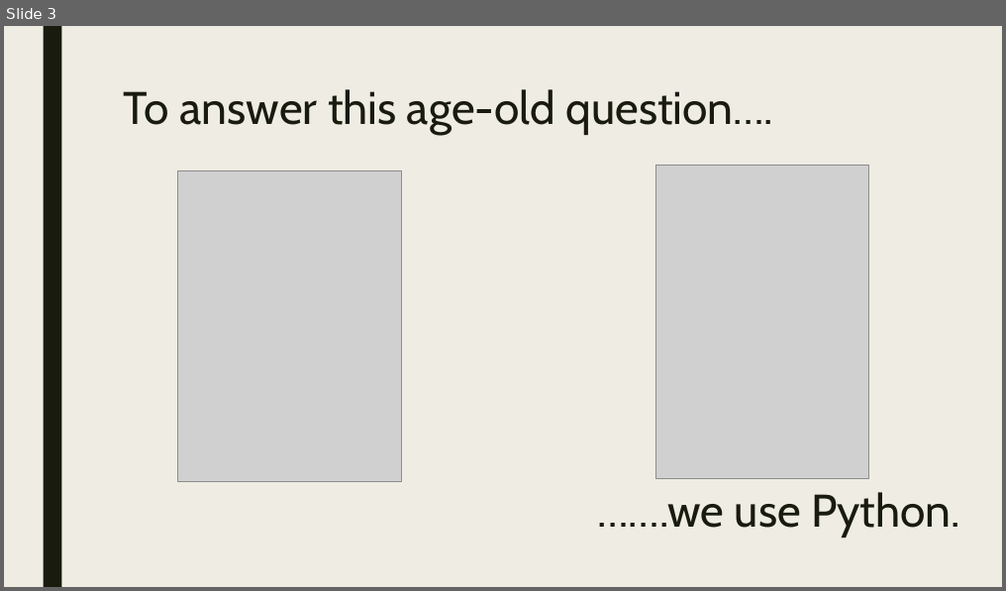
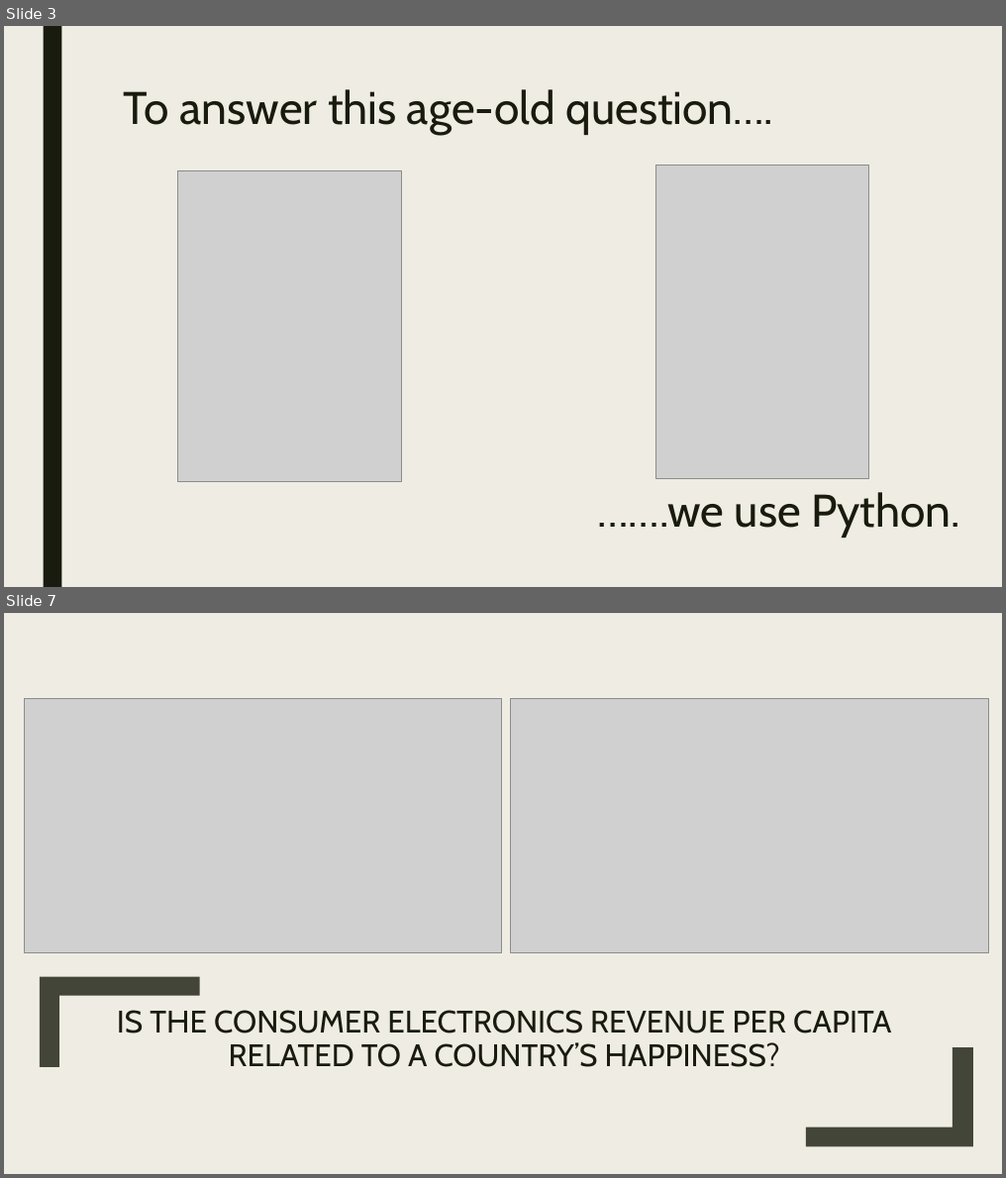
Before and after one commit to gfunk68/teamepic_project1, a slide deck: Project1.pptx. Shown one above the other, each under a label of ours: slide 3 before the commit, slides 3 and 7 after it; the slides between them are not shown. The pictures are 1006x591 and 1006x1178 pixels, drawn with LibreOffice and Linux fonts; fonts in the diff are those of the drawing; grey boxes stand for pictures. Boxes give left, top, right and bottom in pixels: in the first picture for what was removed or moved away, otherwise in the second. Text is boxed around its words. In the diff, an @@ line names an element or a change of style, - is before the commit and + after.

```diff
--- a/Project1.pptx
+++ b/Project1.pptx
@@ slide 7 added at (x1=4, y1=613, x2=1002, y2=1174), background #EFEDE3; not listed: 1 template element that a slide beside it also shows @@
@@ rectangle added at (x1=4, y1=613, x2=1002, y2=1174), fill #EFEDE3 @@
@@ picture added at (x1=24, y1=699, x2=502, y2=954) @@
@@ picture added at (x1=511, y1=699, x2=988, y2=954) @@
@@ freeform shape added at (x1=40, y1=977, x2=200, y2=1067), fill #191B0E at 80% opacity @@
@@ title added at (x1=117, y1=1010, x2=891, y2=1067), 30 pt, text #191B0E @@
+IS THE CONSUMER ELECTRONICS REVENUE PER CAPITA RELATED TO A COUNTRY’S HAPPINESS?
@@ freeform shape added at (x1=806, y1=1048, x2=973, y2=1148), fill #191B0E at 80% opacity @@
```
Also in this commit, not shown: 2 slides changed, 13 other slides added, 4 slides removed, 16 other files.
